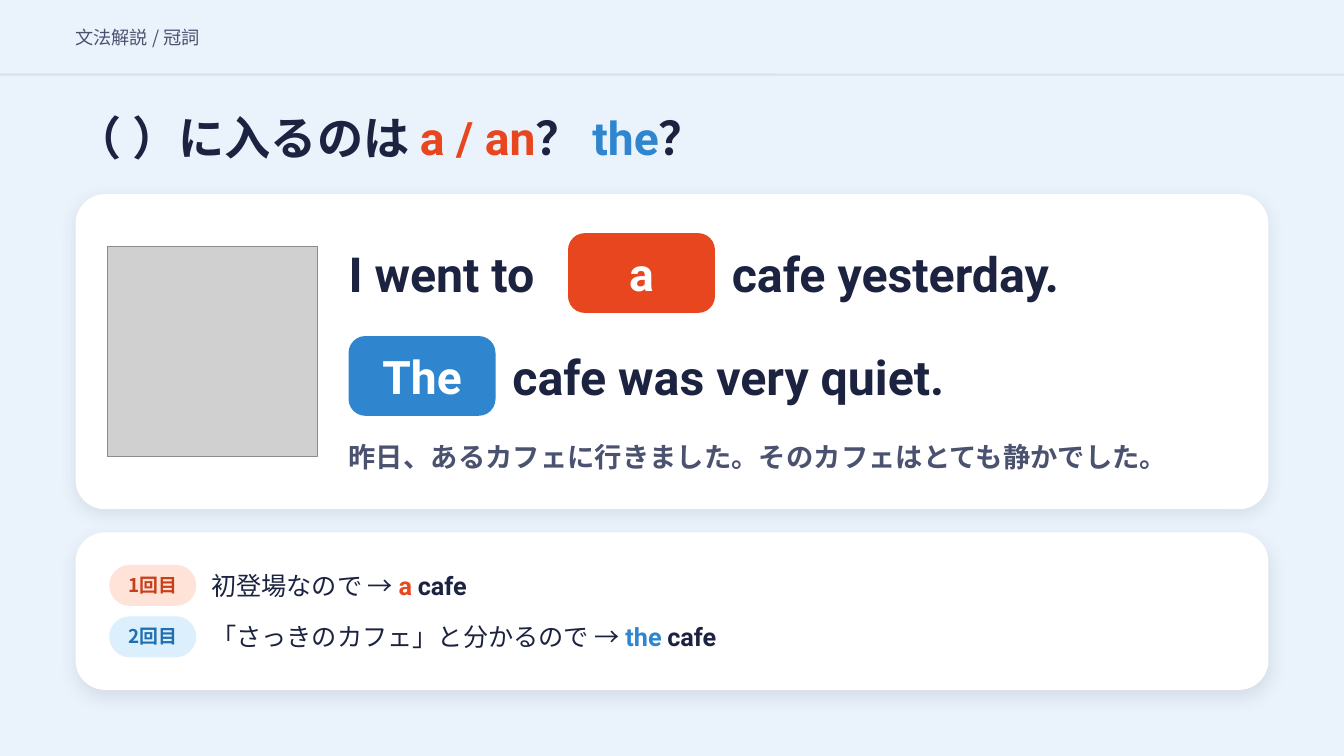
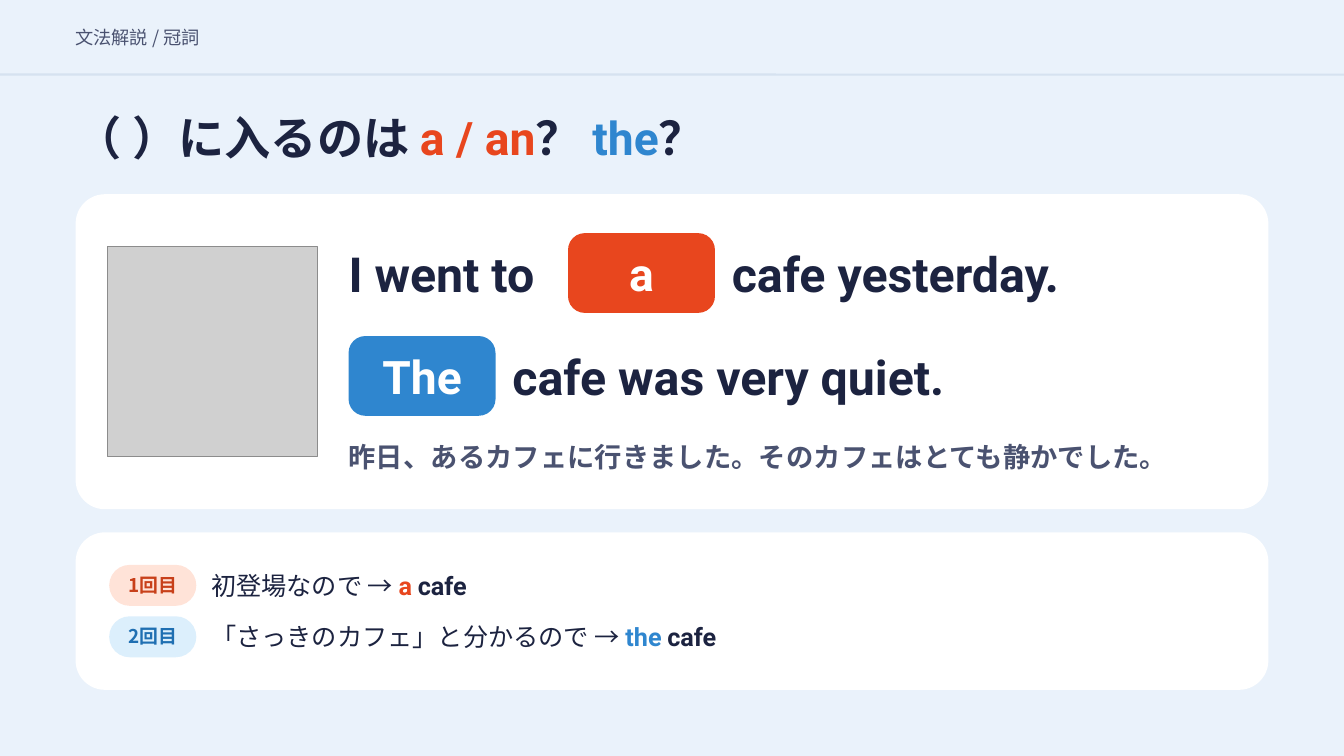
Before and after one commit to hinakajisaki-dev/hina-english, a slide deck: slide 15 of matome/a-the/a-the-slides.pptx. Drawn at 1344x756 pixels with LibreOffice and Linux fonts; fonts in the diff are those of the drawing; grey boxes stand for pictures. Boxes give left, top, right and bottom in pixels: in the first picture for what was removed or moved away, otherwise in the second. Text is boxed around its words. In the diff, an @@ line names an element or a change of style, - is before the commit and + after.

```diff
--- a/matome/a-the/a-the-slides.pptx
+++ b/matome/a-the/a-the-slides.pptx
@@ rounded rectangle at (76,195,1268,509): shadow off @@
@@ rounded rectangle at (76,532,1268,690): shadow off @@
```
Also in this commit, not shown: 14 other slides changed, 12 other files.
